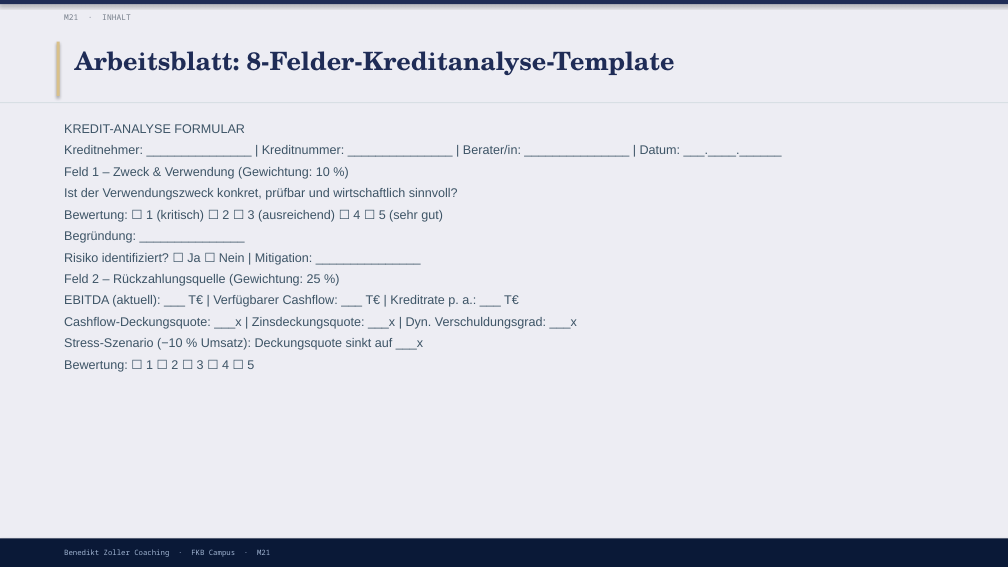
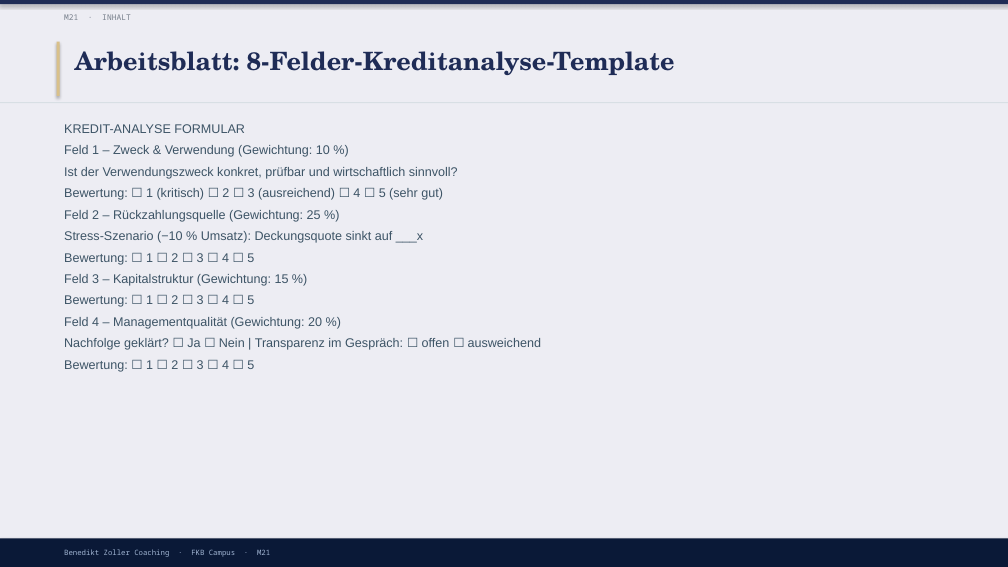
Before and after one commit to ck5rqc47pr-byte/firmenkundenakademie-online, a slide deck: slide 14 of protected-downloads/praesentation/M21.pptx (slide 13 before the commit). Drawn at 1008x567 pixels with LibreOffice and Linux fonts; fonts in the diff are those of the drawing. Boxes give left, top, right and bottom in pixels: in the first picture for what was removed or moved away, otherwise in the second. Text is boxed around its words. In the diff, an @@ line names an element or a change of style, - is before the commit and + after.

```diff
--- a/protected-downloads/praesentation/M21.pptx
+++ b/protected-downloads/praesentation/M21.pptx
@@ text at box(64, 145, 681, 154): paragraph removed @@
-Kreditnehmer: _______________ | Kreditnummer: _______________ | Berater/in: _______________ | Datum: ___.____.______
@@ text at box(64, 231, 312, 265): paragraphs removed @@
-Begründung: _______________
-Risiko identifiziert? ☐ Ja ☐ Nein | Mitigation: _______________
@@ text at box(64, 295, 577, 329): paragraphs removed @@
-EBITDA (aktuell): ___ T€ | Verfügbarer Cashflow: ___ T€ | Kreditrate p. a.: ___ T€
-Cashflow-Deckungsquote: ___x | Zinsdeckungsquote: ___x | Dyn. Verschuldungsgrad: ___x
@@ text at box(64, 274, 541, 372): paragraphs added @@
+Feld 3 – Kapitalstruktur (Gewichtung: 15 %)
+Bewertung: ☐ 1 ☐ 2 ☐ 3 ☐ 4 ☐ 5
+Feld 4 – Managementqualität (Gewichtung: 20 %)
+Nachfolge geklärt? ☐ Ja ☐ Nein | Transparenz im Gespräch: ☐ offen ☐ ausweichend
+Bewertung: ☐ 1 ☐ 2 ☐ 3 ☐ 4 ☐ 5
```
Also in this commit, not shown: 1 slide added, 41 other files.
